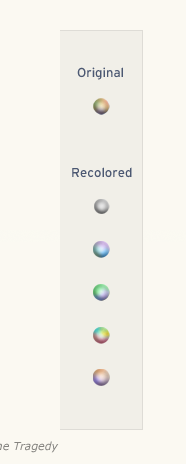
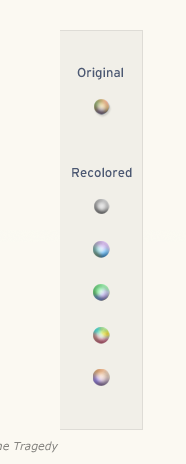
Layers edited between the first and the second 186px x 464px image:
"ICON blue large" (2nd of 2, in "little knobs"): blend color → normal, painted on it over 93, 98, 112, 118
removed layer "ICON blue large copy" from group "little knobs" over 94, 99, 110, 115
